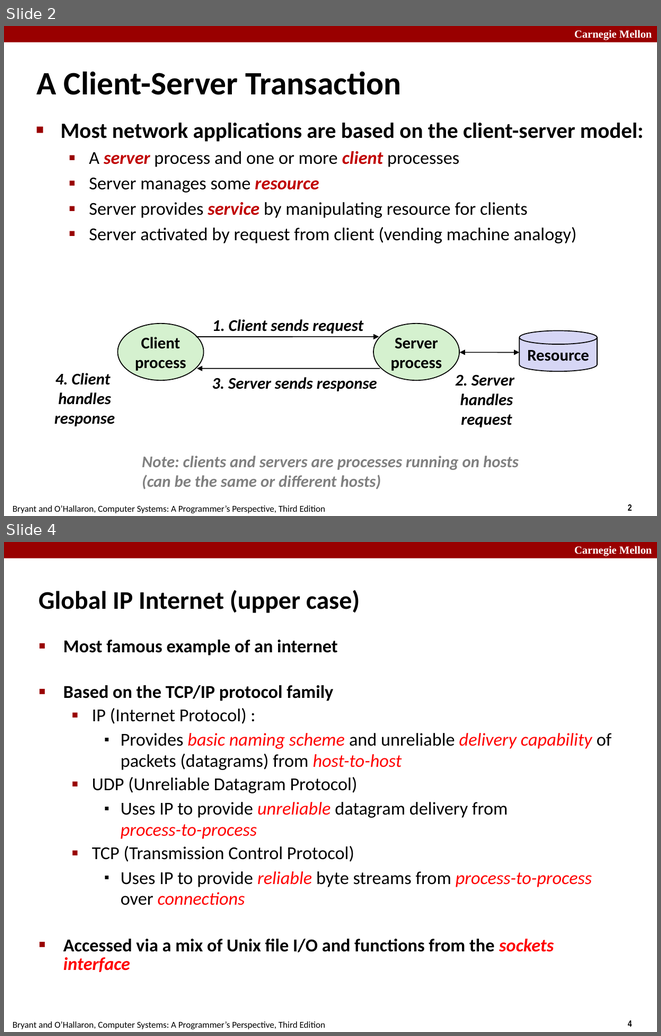
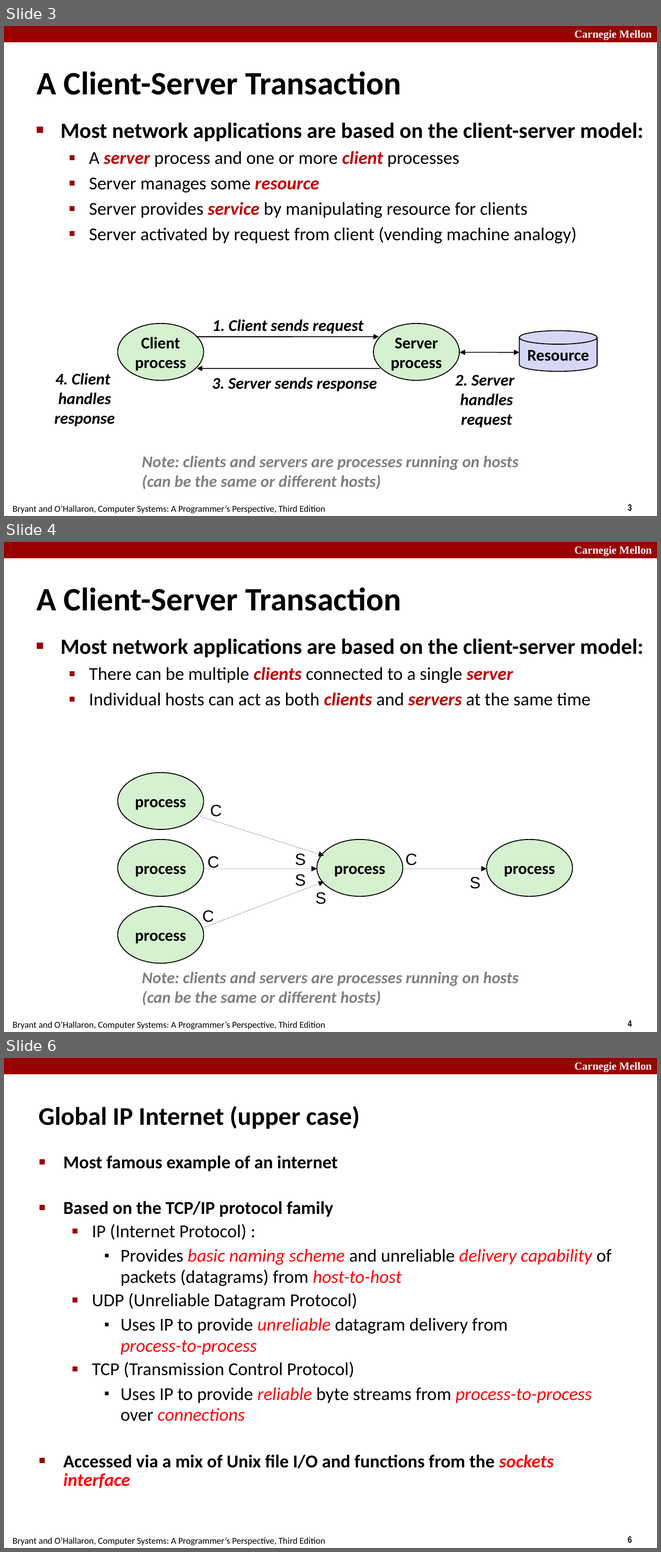
Before and after one commit to diku-compSys/compSys-e2021-pub, a slide deck: lectures/211101_network_programming/slides.odp. Shown one above the other, each under a label of ours: slides 2 and 4 before the commit, slides 3, 4 and 6 after it; the slides between them are not shown. The pictures are 661x1036 and 661x1552 pixels, drawn with LibreOffice and Linux fonts; fonts in the diff are those of the drawing. Boxes give left, top, right and bottom in pixels: in the first picture for what was removed or moved away, otherwise in the second. Text is boxed around its words. In the diff, an @@ line names an element or a change of style, - is before the commit and + after.

Commit message:
updated first 2 networking lectures to include last minute edits

```diff
--- a/lectures/211101_network_programming/slides.odp
+++ b/lectures/211101_network_programming/slides.odp
@@ slide 4 added at (4, 542, 657, 1032), background #FFFFFF; not listed: 4 template elements that a slide beside it also shows @@
@@ title added at (36, 587, 401, 611), 36 pt, text #000000, bold @@
+A Client-Server Transaction
@@ text added at (61, 638, 644, 706), 20 pt, text #000000, bold @@
+■ Most network applications are based on the client-server model:
+  ▪ There can be multiple clients connected to a single server
+  ▪ Individual hosts can act as both clients and servers at the same time
@@ ellipse added at (117, 773, 204, 829), fill #D5F1CF, outline #000000 0.99 pt, 18 pt, text #000000, bold @@
+process
@@ text added at (210, 804, 222, 817), 18 pt, text #000000 @@
+C
@@ arrow added from (200, 816) to (324, 855), #000000 0 pt @@
@@ ellipse added at (117, 839, 204, 896), fill #D5F1CF, outline #000000 0.99 pt, 18 pt, text #000000, bold @@
+process
@@ ellipse added at (317, 839, 403, 896), fill #D5F1CF, outline #000000 0.99 pt, 18 pt, text #000000, bold @@
+process
@@ ellipse added at (486, 839, 573, 896), fill #D5F1CF, outline #000000 0.99 pt, 18 pt, text #000000, bold @@
+process
@@ text added at (208, 856, 219, 868), 18 pt, text #000000 @@
+C
@@ text added at (295, 853, 306, 865), 18 pt, text #000000 @@
+S
@@ text added at (405, 853, 417, 865), 18 pt, text #000000 @@
+C
@@ arrow added from (204, 868) to (317, 868), #000000 0 pt @@
@@ text added at (295, 874, 306, 886), 18 pt, text #000000 @@
+S
@@ arrow added from (403, 868) to (486, 868), #000000 0 pt @@
@@ arrow added from (204, 927) to (324, 882), #000000 0 pt @@
@@ text added at (470, 876, 481, 889), 18 pt, text #000000 @@
+S
@@ ellipse added at (117, 906, 204, 963), fill #D5F1CF, outline #000000 0.99 pt, 18 pt, text #000000, bold @@
+process
@@ text added at (316, 892, 327, 904), 18 pt, text #000000 @@
+S
@@ text added at (202, 910, 214, 924), 18 pt, text #000000 @@
+C
@@ text added at (142, 971, 519, 1005), 18 pt, text #808080, bold, italic @@
+Note: clients and servers are processes running on hosts
+(can be the same or different hosts)
@@ what was slide 2 is now slide 3 @@
@@ page number at (628, 504, 632, 510): text changed @@
-2
+3
@@ what was slide 4 is now slide 6 @@
@@ page number at (628, 1536, 632, 1542): text changed @@
-4
+6
```
Also in this commit, not shown: 1 slide changed, 2 other slides added, 2 other files.
